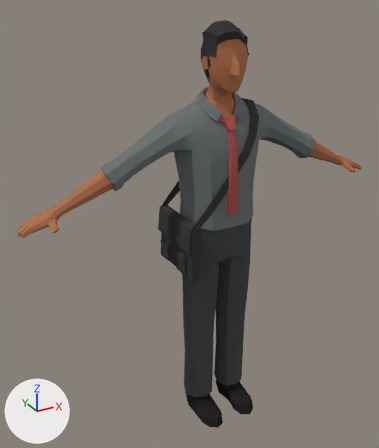
The Blender file Documentacao/Personagens/Marcelo/marcelo.blend: old version first, new version second.
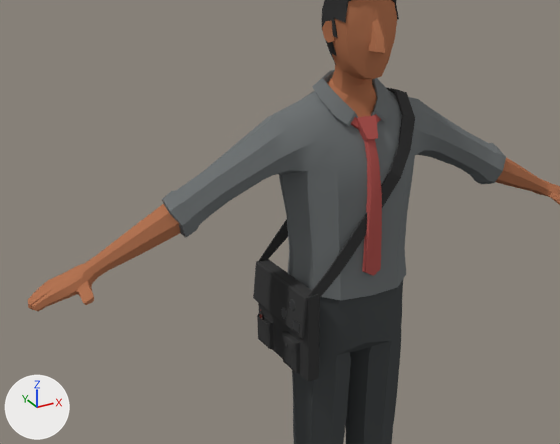
There are two pictures of each version: one whole from a 50 mm lens placed at (-1.112, -1.72, 1.863), pointed at (-0.103, 0.115, 0.946), one close up on the part from 0% to 92% of the width and 10% to 71% of the height. Arrows for +X, +Y and +Z are at lower left; the lights stay in place.

Script lines for the objects in view, before the commit:
```python
me_cube_001 = bpy.data.meshes.new('Cube.001')
me_cube_001.from_pydata(...)  # 260 vertices, 229 faces; spans x -0.225..0.162, y -0.078..0.199, z 0.783..1.473
# faces by material slot: [183, 19, 27]
me_cube_001.materials.append(mat_material_006)  # black #3e3e3e
me_cube_001.materials.append(mat_material_007)  # dark red #631a0c
me_cube_001.materials.append(mat_material_008)  # black #272829
me_cylinder_002 = bpy.data.meshes.new('Cylinder.002')
me_cylinder_002.from_pydata(...)  # 1332 vertices, 1284 faces; spans x -0.83..0.83, y -0.14..0.19, z 0.0..1.77
me_cylinder_002.polygons.foreach_set('use_smooth', [True] * 1284)
# faces by material slot: [490, 204, 338, 46, 96, 110]
me_cylinder_002.materials.append(mat_material)  # brown #b27453
me_cylinder_002.materials.append(mat_calca)  # dark grey #4a4d4e
me_cylinder_002.materials.append(mat_camisa)  # grey #727677
me_cylinder_002.materials.append(mat_gravata)  # brown #b25753
me_cylinder_002.materials.append(mat_sapato)  # black #272727
me_cylinder_002.materials.append(mat_cabelo)  # black #3a3a3a
ob_bolsa = bpy.data.objects.new('Bolsa', me_cube_001)
ob_bolsa.location = (0.0, 0.0, 0.0)
ob_marcelo = bpy.data.objects.new('Marcelo', me_cylinder_002)
ob_marcelo.location = (0.0, 0.0, 0.0)
```
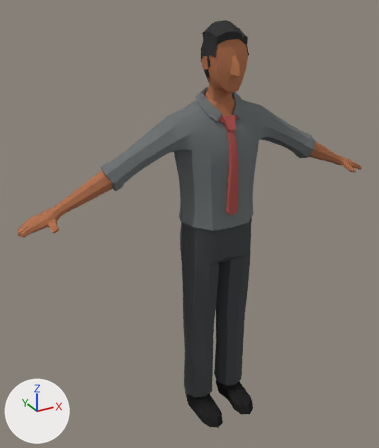
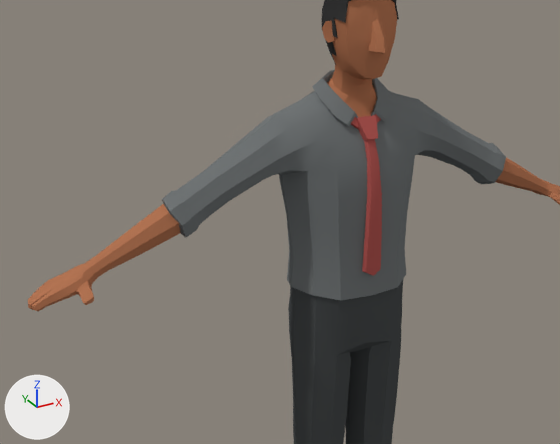
Diff of the bpy script that builds the scene:
```diff
--- a/Documentacao/Personagens/Marcelo/marcelo.blend.py
+++ b/Documentacao/Personagens/Marcelo/marcelo.blend.py
@@ ob_bolsa @@
 ob_bolsa.location = (0.0, 0.0, 0.0)
+ob_bolsa.hide_set(True)
```

Where the change shows, as pixel boxes (x1, y1, x2, y2) in the close-ups (560 x 444 px):
'Bolsa', hidden (black): before (253, 88, 415, 382)
